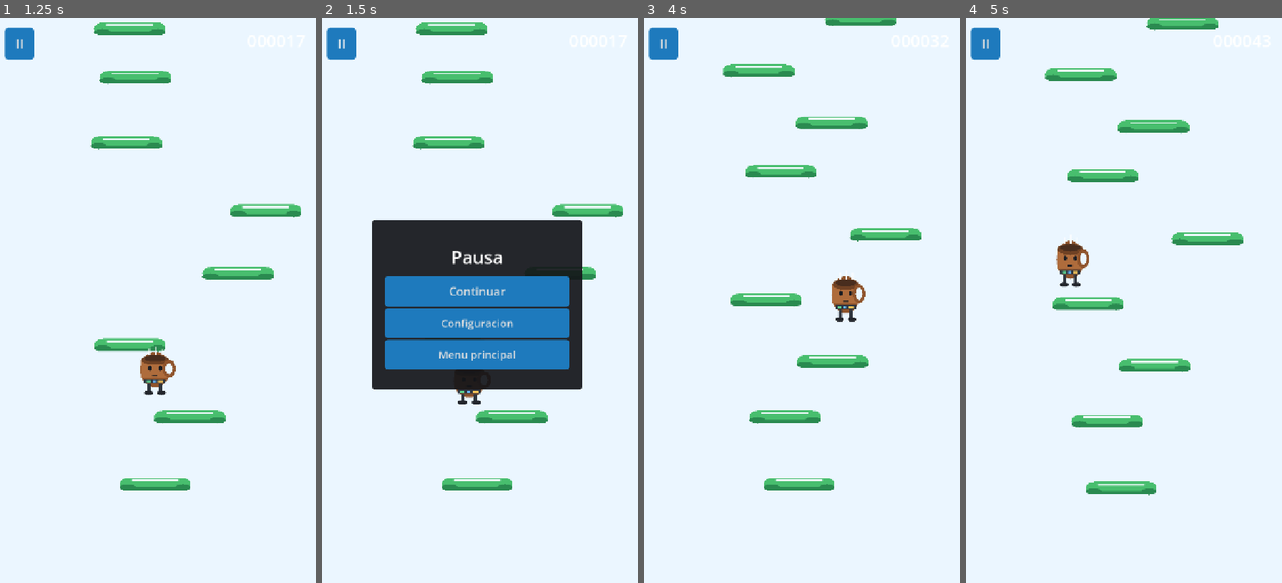
Above: before the commit, frames 1-4 (left to right).
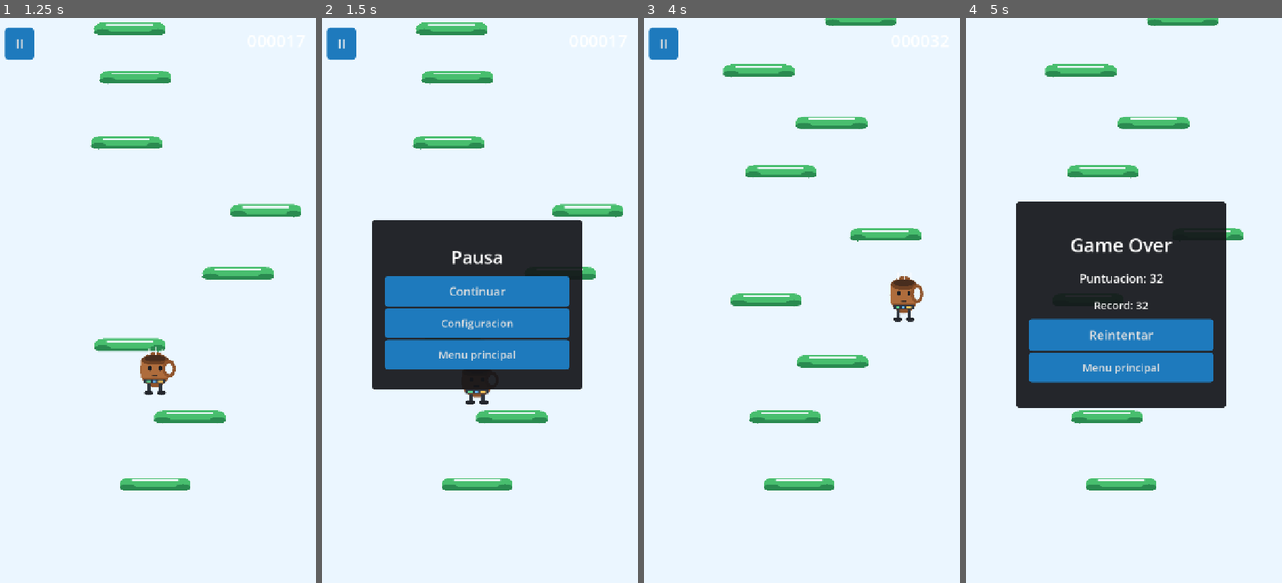
Above: after the commit, the same moments.

Repository: Mukul578/DoodleDeveloper
Game: Godot game, scene res://Scenes/Main.tscn
Two runs of this game, one before a commit and one after it. Both use one fixed random seed, a clock stepped at 60 frames per second and the inputs below. Sound files missing from this copy of the repository are replaced by a short silence.
Inputs (mouse positions are in pixels of both pictures, inside the frame that each line leads up to):
- Up to frame 1 (1.25 s): click "Jugar" at 0.5 s
- Up to frame 2 (1.5 s): click "II" at 1.25 s
- Up to frame 3 (4 s): click "Menu principal" at 2 s; click "Jugar" at 2.75 s; tap Enter at 3.5 s; move the mouse to (868, 277) at 3.52 s; hold Right (move_right) from 3.53 s (still down); click (868, 277) at 3.67 s
- Up to frame 4 (5 s): release Right (move_right) at 4.25 s; drag from (1057, 334) to (1105, 419) at 4.27 s

Frame 1 is identical in both runs. In frame 2, 0.2% of the frame differs, in the area x 42-54%, y 65-69%; in frame 3, 1.1%; in frame 4, 27%, in the area x 1-88%, y 0-85%.

Commit message:
Adaptar viewport y control tactil movil

Diff:
--- a/Scenes/Main.tscn
+++ b/Scenes/Main.tscn
@@ -32,12 +32,6 @@
 corner_radius_bottom_right = 8
 corner_radius_bottom_left = 8
 
-[sub_resource type="RectangleShape2D" id="RectangleShape2D_left_touch"]
-size = Vector2(360, 1280)
-
-[sub_resource type="RectangleShape2D" id="RectangleShape2D_right_touch"]
-size = Vector2(360, 1280)
-
 [node name="Main" type="Node2D" unique_id=689423973]
 process_mode = 3
 script = ExtResource("1_game_script")
@@ -46,8 +40,11 @@
 layer = -10
 
 [node name="Background" type="ColorRect" parent="BackgroundLayer" unique_id=397583344]
-offset_right = 720.0
-offset_bottom = 1280.0
+anchors_preset = 15
+anchor_right = 1.0
+anchor_bottom = 1.0
+grow_horizontal = 2
+grow_vertical = 2
 color = Color(0.92, 0.965, 1, 1)
 
 [node name="Platforms" type="Node2D" parent="." unique_id=23798112]
@@ -85,7 +82,7 @@
 
 [node name="Music" type="AudioStreamPlayer" parent="Audio"]
 stream = ExtResource("6_music_loop")
-volume_db = -18.0
+volume_db = -4.0
 autoplay = true
 
 [node name="Camera2D" type="Camera2D" parent="." unique_id=1281646941]
@@ -196,20 +193,6 @@
 theme_override_styles/hover = SubResource("StyleBoxFlat_button")
 text = "II"
 
-[node name="LeftTouch" type="TouchScreenButton" parent="UI/HUDLayer/TouchControls" unique_id=846647538]
-position = Vector2(180, 640)
-shape = SubResource("RectangleShape2D_left_touch")
-passby_press = true
-action = "move_left"
-visibility_mode = 1
-
-[node name="RightTouch" type="TouchScreenButton" parent="UI/HUDLayer/TouchControls" unique_id=944821157]
-position = Vector2(540, 640)
-shape = SubResource("RectangleShape2D_right_touch")
-passby_press = true
-action = "move_right"
-visibility_mode = 1
-
 [node name="GameOverLayer" type="CanvasLayer" parent="UI" unique_id=804624740]
 layer = 20
 visible = false
@@ -398,7 +381,7 @@
 layout_mode = 2
 max_value = 1.0
 step = 0.01
-value = 0.8
+value = 1.0
 
 [node name="EffectsLabel" type="Label" parent="UI/SettingsLayer/Panel/VBoxContainer"]
 custom_minimum_size = Vector2(0, 38)
--- a/Scripts/game.gd
+++ b/Scripts/game.gd
@@ -1,6 +1,10 @@
 extends Node2D
 
-const VIEWPORT_SIZE := Vector2(720.0, 1280.0)
+const BASE_VIEWPORT_WIDTH := 720.0
+const BASE_VIEWPORT_HEIGHT := 1280.0
+const TOUCH_DEADZONE := 4.0
+const TOUCH_SPEED_REFERENCE := 28.0
+const TOUCH_STILL_TIMEOUT_MS := 80
 const PLATFORM_SCENE := preload("res://Scenes/Platform.tscn")
 const PLATFORM_NORMAL := 0
 const PLATFORM_MOVING := 1
@@ -40,13 +44,16 @@
 var running := false
 var paused := false
 var _settings_return_layer: CanvasLayer
-var _music_volume := 0.8
+var _music_volume := 1.0
 var _effects_volume := 0.85
+var _viewport_size := Vector2(BASE_VIEWPORT_WIDTH, BASE_VIEWPORT_HEIGHT)
+var _active_touch_index := -1
+var _last_touch_drag_time_ms := 0
 
 
 func _ready() -> void:
 	randomize()
-	player.viewport_width = VIEWPORT_SIZE.x
+	_refresh_viewport_size()
 	$UI/MenuLayer/Panel/VBoxContainer/StartButton.pressed.connect(start_game)
 	$UI/MenuLayer/Panel/VBoxContainer/SettingsButton.pressed.connect(_open_settings_from_menu)
 	$UI/HUDLayer/PauseButton.pressed.connect(pause_game)
@@ -63,10 +70,33 @@
 	_show_menu()
 
 
+func _unhandled_input(event: InputEvent) -> void:
+	if not running or paused:
+		return
+
+	if event is InputEventScreenTouch:
+		if event.pressed and _active_touch_index == -1:
+			_active_touch_index = event.index
+			_last_touch_drag_time_ms = Time.get_ticks_msec()
+			player.touch_direction = 0.0
+		elif not event.pressed and event.index == _active_touch_index:
+			_active_touch_index = -1
+			player.touch_direction = 0.0
+	elif event is InputEventScreenDrag and event.index == _active_touch_index:
+		var delta_x: float = event.relative.x
+		_last_touch_drag_time_ms = Time.get_ticks_msec()
+		if absf(delta_x) <= TOUCH_DEADZONE:
+			player.touch_direction = 0.0
+		else:
+			player.touch_direction = clampf(delta_x / TOUCH_SPEED_REFERENCE, -1.0, 1.0)
+
+
 func _process(_delta: float) -> void:
+	_refresh_viewport_size()
 	if not running or paused:
 		return
 
+	_stop_touch_movement_when_still()
 	_update_camera()
 	_update_score()
 	_spawn_platforms_until_ready()
@@ -82,8 +112,9 @@
 	score_start_y = START_Y - 90.0
 	highest_y = score_start_y
 	next_platform_y = START_Y
-	camera.position = Vector2(VIEWPORT_SIZE.x * 0.5, VIEWPORT_SIZE.y * 0.5)
-	player.reset(Vector2(VIEWPORT_SIZE.x * 0.5, score_start_y))
+	_refresh_viewport_size()
+	camera.position = Vector2(_viewport_size.x * 0.5, _viewport_size.y * 0.5)
+	player.reset(Vector2(_viewport_size.x * 0.5, score_start_y))
 	_create_starting_platforms()
 	score_label.text = "%06d" % score
 	_set_ui_state(false, true, false, false, false)
@@ -95,8 +126,9 @@
 	get_tree().paused = false
 	paused = false
 	_clear_platforms()
-	camera.position = Vector2(VIEWPORT_SIZE.x * 0.5, VIEWPORT_SIZE.y * 0.5)
-	player.position = Vector2(VIEWPORT_SIZE.x * 0.5, START_Y - 90.0)
+	_refresh_viewport_size()
+	camera.position = Vector2(_viewport_size.x * 0.5, _viewport_size.y * 0.5)
+	player.position = Vector2(_viewport_size.x * 0.5, START_Y - 90.0)
 	_show_menu()
 
 
@@ -106,6 +138,9 @@
 	paused = true
 	pause_layer.visible = true
 	touch_controls.visible = false
+	_active_touch_index = -1
+	_last_touch_drag_time_ms = 0
+	player.touch_direction = 0.0
 	Input.action_release("move_left")
 	Input.action_release("move_right")
 	get_tree().paused = true
@@ -148,15 +183,15 @@
 
 
 func _create_starting_platforms() -> void:
-	_spawn_platform(Vector2(VIEWPORT_SIZE.x * 0.5, START_Y), 0)
+	_spawn_platform(Vector2(_viewport_size.x * 0.5, START_Y), 0)
 	next_platform_y = START_Y - 150.0
 	_spawn_platforms_until_ready()
 
 
 func _spawn_platforms_until_ready() -> void:
-	var target_y := camera.position.y - VIEWPORT_SIZE.y * 0.75
+	var target_y := camera.position.y - _viewport_size.y * 0.75
 	while next_platform_y > target_y:
-		var x := randf_range(95.0, VIEWPORT_SIZE.x - 95.0)
+		var x := randf_range(95.0, _viewport_size.x - 95.0)
 		_spawn_platform(Vector2(x, next_platform_y), _choose_platform_type())
 		next_platform_y -= randf_range(PLATFORM_VERTICAL_GAP.x, PLATFORM_VERTICAL_GAP.y)
 
@@ -183,6 +218,7 @@
 
 
 func _update_camera() -> void:
+	camera.position.x = _viewport_size.x * 0.5
 	var camera_ceiling := camera.position.y - 120.0
 	if player.position.y < camera_ceiling:
 		camera.position.y = player.position.y + 120.0
@@ -195,14 +231,14 @@
 
 
 func _cleanup_platforms() -> void:
-	var bottom_limit := camera.position.y + VIEWPORT_SIZE.y * 0.5 + CLEANUP_MARGIN
+	var bottom_limit := camera.position.y + _viewport_size.y * 0.5 + CLEANUP_MARGIN
 	for platform in platforms_root.get_children():
 		if platform.position.y > bottom_limit:
 			platform.queue_free()
 
 
 func _check_game_over() -> void:
-	var bottom_limit := camera.position.y + VIEWPORT_SIZE.y * 0.5 + 120.0
+	var bottom_limit := camera.position.y + _viewport_size.y * 0.5 + 120.0
 	if player.position.y > bottom_limit:
 		_game_over()
 
@@ -274,7 +310,7 @@
 
 
 func _apply_volume_settings() -> void:
-	music.volume_db = _linear_to_db(_music_volume, -18.0)
+	music.volume_db = _linear_to_db(_music_volume, -4.0)
 	for sfx in [jump_sfx, break_sfx, fall_sfx, normal_platform_sfx, moving_platform_sfx, breakable_platform_sfx]:
 		sfx.volume_db = _linear_to_db(_effects_volume, -6.0)
 
@@ -283,3 +319,18 @@
 	if value <= 0.0:
 		return -80.0
 	return base_db + linear_to_db(value)
+
+
+func _refresh_viewport_size() -> void:
+	_viewport_size = get_viewport_rect().size
+	if _viewport_size.x <= 0.0 or _viewport_size.y <= 0.0:
+		_viewport_size = Vector2(BASE_VIEWPORT_WIDTH, BASE_VIEWPORT_HEIGHT)
+	player.viewport_width = _viewport_size.x
+	camera.position.x = _viewport_size.x * 0.5
+
+
+func _stop_touch_movement_when_still() -> void:
+	if _active_touch_index == -1 or is_zero_approx(player.touch_direction):
+		return
+	if Time.get_ticks_msec() - _last_touch_drag_time_ms > TOUCH_STILL_TIMEOUT_MS:
+		player.touch_direction = 0.0
